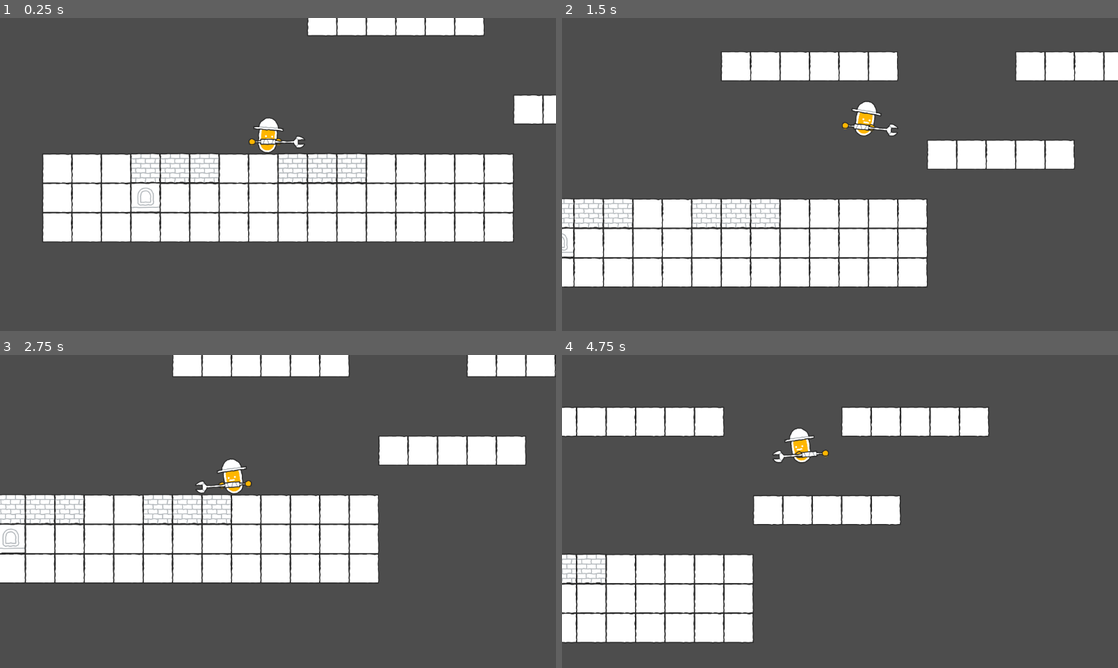
Above: before the commit, frames 1-4 (two rows, left to right).
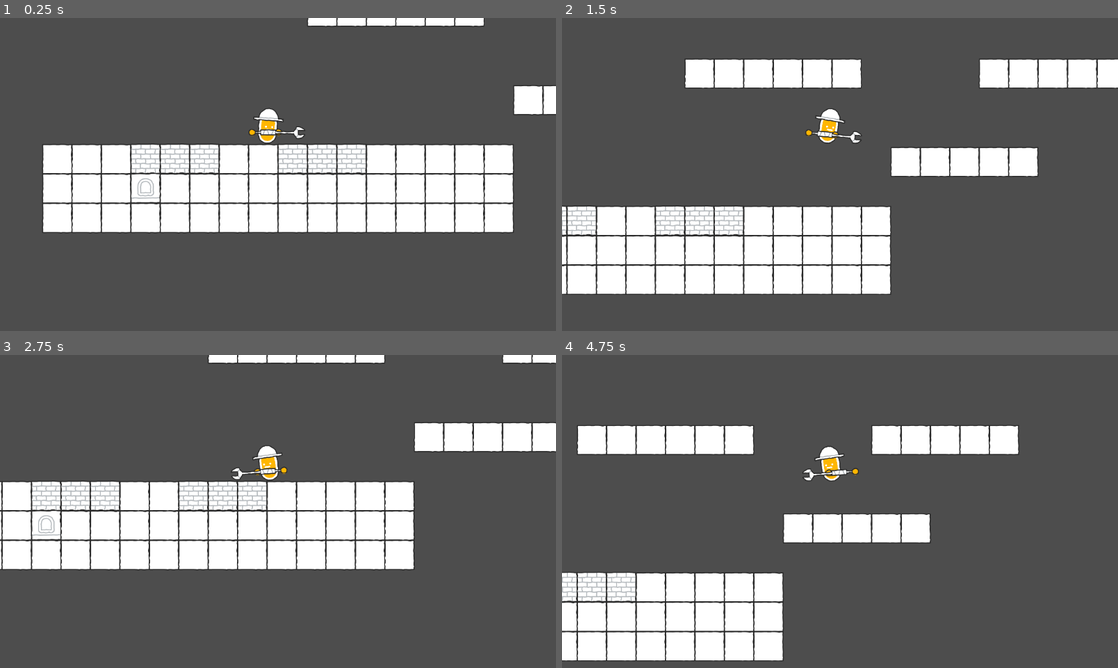
Above: after the commit, the same moments.

Repository: xiongyaohua/scribble_platformer
Game: Godot game, scene res://scenes/world.tscn
Two runs of this game, one before a commit and one after it. Both use one fixed random seed, a clock stepped at 60 frames per second and the inputs below.
Inputs (mouse positions are in pixels of both pictures, inside the frame that each line leads up to):
- Up to frame 1 (0.25 s): no input
- Up to frame 2 (1.5 s): move the mouse to (962, 158) at 0.52 s; press the mouse at (962, 158) at 0.53 s; hold Right (ui_right) from 0.53 s (still down); tap Up (ui_up) at 0.77 s; move the mouse to (728, 190) at 1.27 s; release the mouse at (728, 190) at 1.28 s; click (728, 190) at 1.35 s
- Up to frame 3 (2.75 s): tap Up (ui_up) at 1.52 s; move the mouse to (333, 442) at 2.02 s; release Right (ui_right) at 2.03 s; press the mouse at (333, 442) at 2.03 s; hold Left (ui_left) from 2.03 s (still down)
- Up to frame 4 (4.75 s): move the mouse to (812, 574) at 2.77 s; release Left (ui_left) at 2.78 s; release the mouse at (812, 574) at 2.78 s; hold Right (ui_right) 2.78-4.28 s; click (812, 574) at 2.85 s; tap Up (ui_up) at 3.02, 3.77, 4.52 s; move the mouse to (1006, 558) at 3.52 s; press the mouse at (1006, 558) at 3.53 s; move the mouse to (673, 464) at 4.27 s; release the mouse at (673, 464) at 4.28 s; hold Left (ui_left) from 4.28 s (still down); click (673, 464) at 4.35 s

The runs differ from the first frame. In frame 1, 11% of the frame differs, in the area x 7-100%, y 0-72%; in frame 2, 17%; in frame 3, 19%; in frame 4, 19%, in the area x 0-83%, y 16-98%.

Commit message:
Increase camera smooth speed

Diff:
--- a/scenes/player.tscn
+++ b/scenes/player.tscn
@@ -46,6 +46,22 @@
 "values": [Vector2(46, 10.5)]
 }
 
+[sub_resource type="Animation" id="Animation_x7afd"]
+resource_name = "attack"
+length = 0.8
+tracks/0/type = "value"
+tracks/0/imported = false
+tracks/0/enabled = true
+tracks/0/path = NodePath("BodyAnchor/Body/Weapon:position")
+tracks/0/interp = 1
+tracks/0/loop_wrap = true
+tracks/0/keys = {
+"times": PackedFloat32Array(0, 0.3663, 0.5663, 0.7992),
+"transitions": PackedFloat32Array(1, 4.92458, 1, 1),
+"update": 0,
+"values": [Vector2(42, 18.5), Vector2(12, 25.5), Vector2(59, 17.5), Vector2(42, 18.5)]
+}
+
 [sub_resource type="Animation" id="Animation_uok1a"]
 resource_name = "idle"
 length = 0.5
@@ -79,22 +95,6 @@
 "values": [0.0, 0.174533, 3.48787e-16]
 }
 
-[sub_resource type="Animation" id="Animation_x7afd"]
-resource_name = "attack"
-length = 0.8
-tracks/0/type = "value"
-tracks/0/imported = false
-tracks/0/enabled = true
-tracks/0/path = NodePath("BodyAnchor/Body/Weapon:position")
-tracks/0/interp = 1
-tracks/0/loop_wrap = true
-tracks/0/keys = {
-"times": PackedFloat32Array(0, 0.3663, 0.5663, 0.7992),
-"transitions": PackedFloat32Array(1, 4.92458, 1, 1),
-"update": 0,
-"values": [Vector2(42, 18.5), Vector2(12, 25.5), Vector2(59, 17.5), Vector2(42, 18.5)]
-}
-
 [sub_resource type="AnimationLibrary" id="AnimationLibrary_w2703"]
 _data = {
 "RESET": SubResource("Animation_4yasl"),
@@ -114,7 +114,7 @@
 filters = ["BodyAnchor/Body/Weapon:position"]
 
 [sub_resource type="AnimationNodeBlendTree" id="AnimationNodeBlendTree_1o7jl"]
-graph_offset = Vector2(-270.736, 9.07306)
+graph_offset = Vector2(-4.15469, 183.167)
 nodes/Animation/node = SubResource("AnimationNodeAnimation_ydfne")
 nodes/Animation/position = Vector2(20, 80)
 "nodes/Animation 2/node" = SubResource("AnimationNodeAnimation_jtvag")
@@ -140,22 +140,22 @@
 tree_root = SubResource("AnimationNodeBlendTree_1o7jl")
 anim_player = NodePath("../AnimationPlayer")
 parameters/current_length = 1.0
-parameters/current_position = 0.46259
+parameters/current_position = 0.902868
 parameters/current_delta = 0.00833333
 parameters/Animation/current_length = 0.8
 parameters/Animation/current_position = 0.8
 parameters/Animation/current_delta = 0.0118072
 "parameters/Animation 2/current_length" = 1.0
-"parameters/Animation 2/current_position" = 0.46259
+"parameters/Animation 2/current_position" = 0.902868
 "parameters/Animation 2/current_delta" = 0.00833333
 parameters/OneShot/current_length = 1.0
-parameters/OneShot/current_position = 0.46259
+parameters/OneShot/current_position = 0.902868
 parameters/OneShot/current_delta = 0.00833333
 parameters/OneShot/active = false
 parameters/OneShot/internal_active = false
 parameters/OneShot/request = 0
 parameters/output/current_length = 1.0
-parameters/output/current_position = 0.46259
+parameters/output/current_position = 0.902868
 parameters/output/current_delta = 0.00833333
 
 [node name="BodyAnchor" type="Marker2D" parent="."]
--- a/scenes/world.tscn
+++ b/scenes/world.tscn
@@ -62,9 +62,9 @@
 [node name="Camera2D" type="Camera2D" parent="Player"]
 position = Vector2(43, 128)
 zoom = Vector2(0.5, 0.5)
-limit_bottom = 600
-limit_smoothed = true
+limit_bottom = 1000
 position_smoothing_enabled = true
+position_smoothing_speed = 100.0
 
 [node name="KillZone" type="Area2D" parent="."]
 position = Vector2(0, 685)
